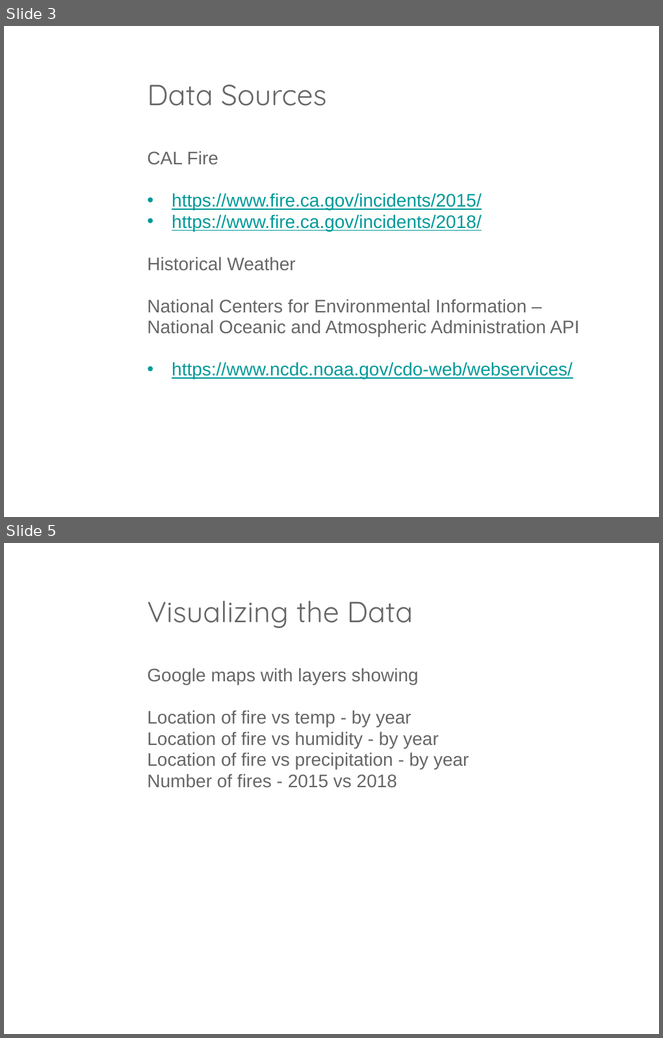
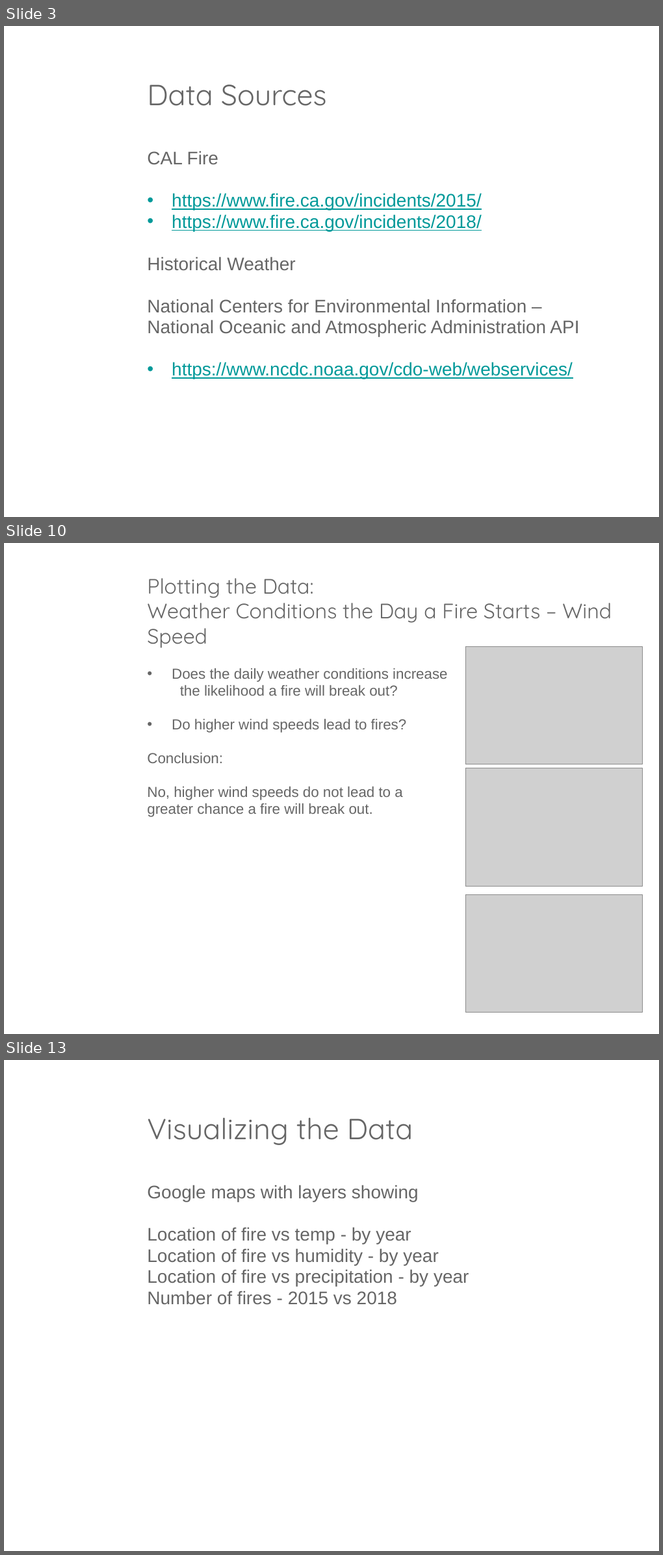
Before and after one commit to BenFarniok/project-1, a slide deck: Team7Project.pptx. Shown one above the other, each under a label of ours: slides 3 and 5 before the commit, slides 3, 10 and 13 after it; the slides between them are not shown. The pictures are 663x1038 and 663x1555 pixels, drawn with LibreOffice and Linux fonts; fonts in the diff are those of the drawing; grey boxes stand for pictures; background and template pictures are left out. Boxes give left, top, right and bottom in pixels: in the first picture for what was removed or moved away, otherwise in the second. Text is boxed around its words. In the diff, an @@ line names an element or a change of style, - is before the commit and + after.

```diff
--- a/Team7Project.pptx
+++ b/Team7Project.pptx
@@ slide 10 added at bbox=[4, 543, 659, 1034], background picture (left out) @@
@@ title added at bbox=[147, 578, 612, 648], 23 pt, text #666666 @@
+Plotting the Data:
+Weather Conditions the Day a Fire Starts – Wind Speed
@@ picture added at bbox=[466, 646, 643, 765] @@
@@ text added at bbox=[147, 668, 447, 817], 16 pt, text #666666 @@
+• Does the daily weather conditions increase
+  the likelihood a fire will break out?
+• Do higher wind speeds lead to fires?
+Conclusion:
+No, higher wind speeds do not lead to a
+greater chance a fire will break out.
@@ picture added at bbox=[466, 769, 643, 886] @@
@@ picture added at bbox=[466, 895, 643, 1013] @@
@@ what was slide 5 is now slide 13 @@
```
Also in this commit, not shown: 1 slide changed, 7 other slides added, 33 other files.
